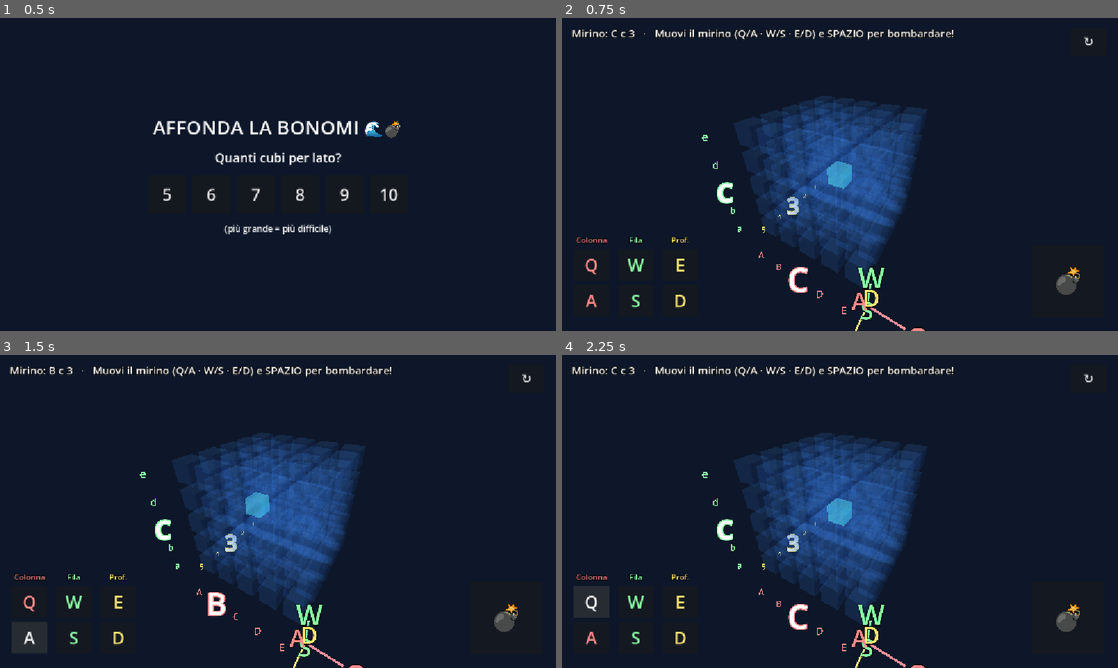
Above: before the commit, frames 1-4 (two rows, left to right).
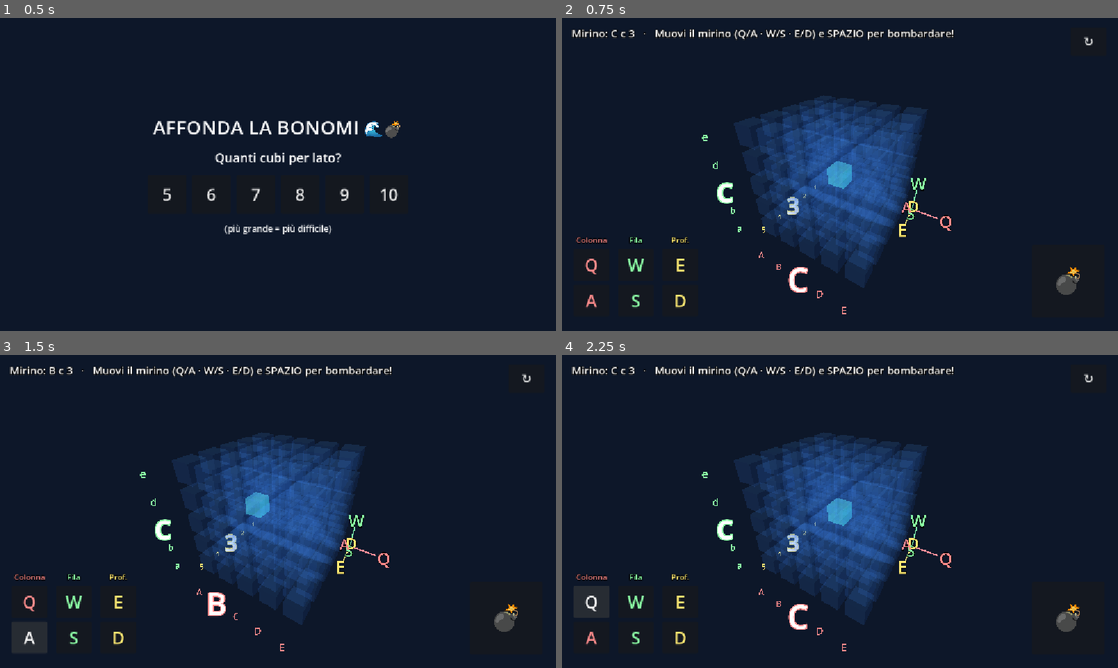
Above: after the commit, the same moments.

Repository: nicolaregge-pulse/corso-godot
Game: Godot game, scene res://main.tscn
Same seed, same stepped clock (60 frames per second), same inputs: the game is played once before the commit and once after it.
Inputs:
- Up to frame 1 (0.5 s): no input
- Up to frame 2 (0.75 s): click "5" at 0.5 s
- Up to frame 3 (1.5 s): click "A" at 1.25 s
- Up to frame 4 (2.25 s): click "Q" at 2 s

Frame 1 is identical in both runs. In frame 2, 0.9% of the frame differs, in the area x 52-71%, y 51-100%; in frame 3, 0.9%; in frame 4, 0.9%.

Commit message:
Battaglia 3D: gizmo assi spostato dietro (angolo vuoto, niente conflitto lettere)
Il gizmo con le lettere-tasto stava sul fronte e si accavallava con le
lettere-coordinate del cubo. Spostato nell'angolo posteriore (-Z), dove
lo spazio e' libero. Frecce e versi invariati.

Diff:
--- a/battaglia-navale-3d/main.gd
+++ b/battaglia-navale-3d/main.gd
@@ -232,9 +232,12 @@
 
 
 # ---- Gizmo: 3 frecce colorate con le LETTERE dei tasti ----
+# Messo nell'angolo POSTERIORE (−Z): lì lo spazio è vuoto e le sue lettere
+# (Q/A · W/S · E/D) non si accavallano con le lettere-coordinate del cubo,
+# che stanno tutte sul fronte (+Z) e sui bordi sinistro/basso.
 func _crea_gizmo_assi() -> void:
 	var half := (LATO - 1) / 2.0 * SPAZIO
-	var org := Vector3(half + 0.9, -half - 0.9, half + 0.9)
+	var org := Vector3(half + 0.9, -half - 0.9, -half - 0.9)
 	var lung := 1.7
 	_freccia_asse(org, Vector3(lung, 0, 0), COL_ASSE_X, "Q", "A")   # colonna: Q(+) A(−)
 	_freccia_asse(org, Vector3(0, lung, 0), COL_ASSE_Y, "W", "S")   # fila:    W(+) S(−)
